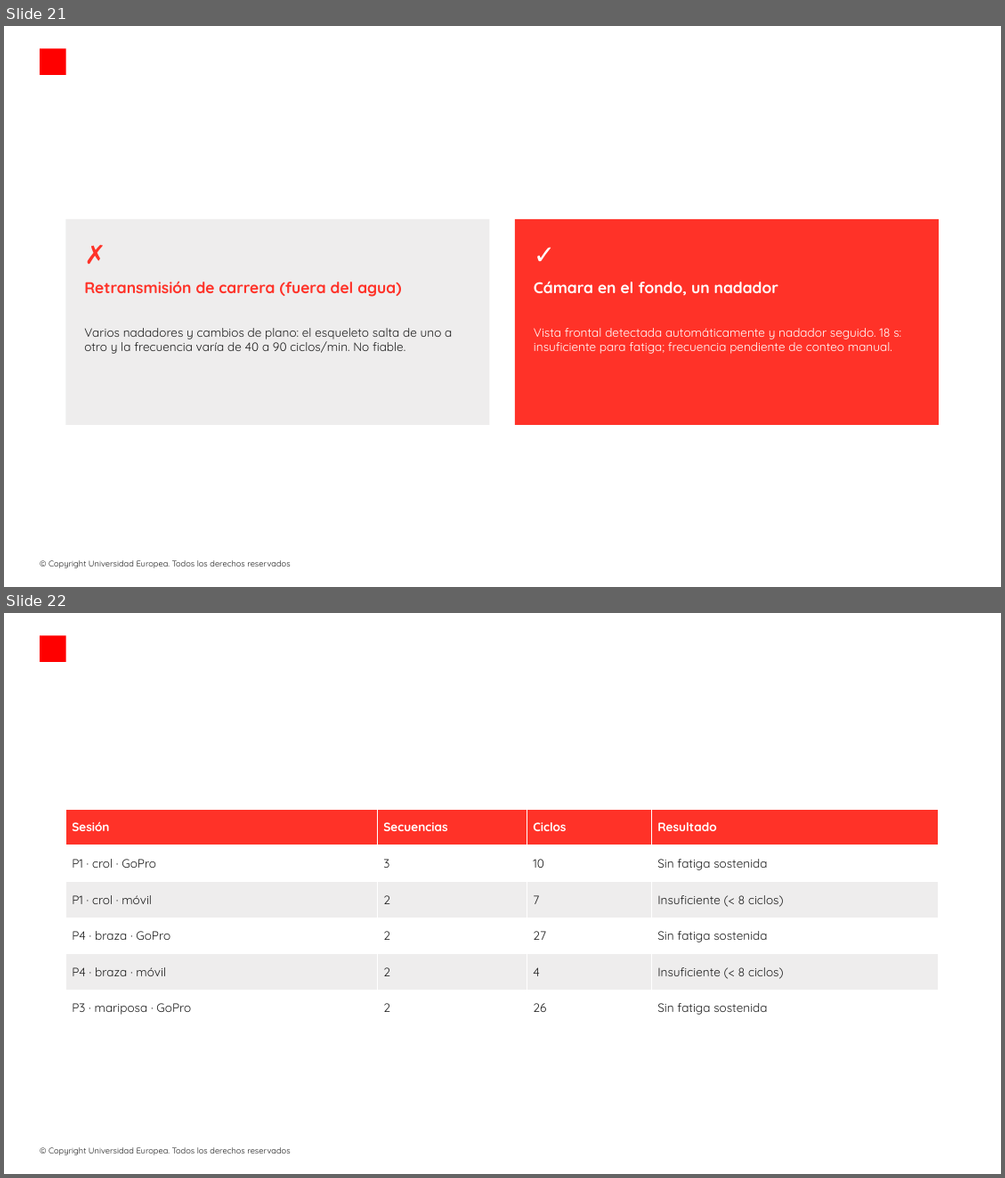
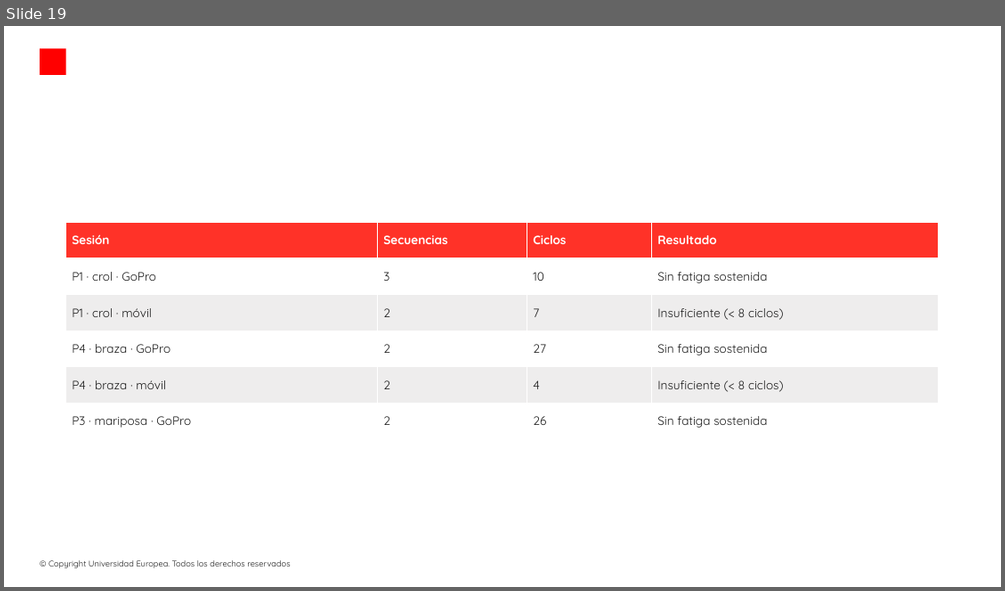
Before and after one commit to modeliana1-rgb/Strokelab, a slide deck: presentacion/StrokeLab_defensa.pptx. Shown one above the other, each under a label of ours: slides 21 and 22 before the commit, slide 19 after it. The pictures are 1005x1178 and 1005x591 pixels, drawn with LibreOffice and Linux fonts; fonts in the diff are those of the drawing; background and template pictures are left out. Boxes give left, top, right and bottom in pixels: in the first picture for what was removed or moved away, otherwise in the second. Text is boxed around its words. In the diff, an @@ line names an element or a change of style, - is before the commit and + after.

```diff
--- a/presentacion/StrokeLab_defensa.pptx
+++ b/presentacion/StrokeLab_defensa.pptx
@@ slide 21 removed at bbox=[4, 26, 1001, 587], background picture (left out); not listed: 2 template elements that a slide beside it also shows @@
@@ rectangle removed at bbox=[65, 219, 489, 425] @@
@@ text removed at bbox=[84, 238, 470, 275] @@
-✗
@@ rectangle removed at bbox=[515, 219, 938, 425] @@
@@ text removed at bbox=[534, 238, 920, 275] @@
-✓
@@ text removed at bbox=[84, 281, 401, 297] @@
-Retransmisión de carrera (fuera del agua)
@@ text removed at bbox=[534, 281, 778, 296] @@
-Cámara en el fondo, un nadador
@@ text removed at bbox=[84, 328, 452, 354] @@
-Varios nadadores y cambios de plano: el esqueleto salta de uno a otro y la frecuencia varía de 40 a 90 ciclos/min. No fiable.
@@ text removed at bbox=[534, 328, 901, 354] @@
-Vista frontal detectada automáticamente y nadador seguido. 18 s: insuficiente para fatiga; frecuencia pendiente de conteo manual.
@@ what was slide 22 is now slide 19 @@
```
Also in this commit, not shown: 5 slides changed, 2 slides added, 3 other slides removed, 2 other files.
